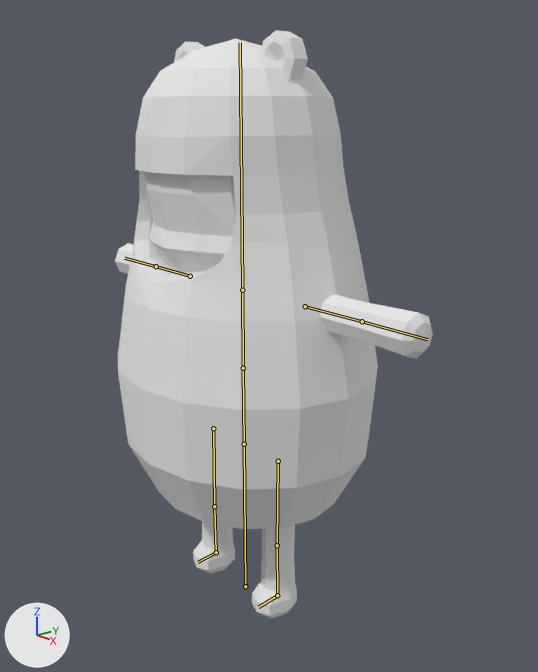
The Blender file Game.Ghost/ModelBuilder/Player/player-2.blend, before and after one commit.
Both versions are drawn from a 50 mm camera at (4.68, -3.8, 4.23) aimed at (0.12, 0.18, 2.43). The axes (+X, +Y, +Z) are drawn at lower left. The lights are the same throughout. The bones that bend it are drawn over the model as lines.
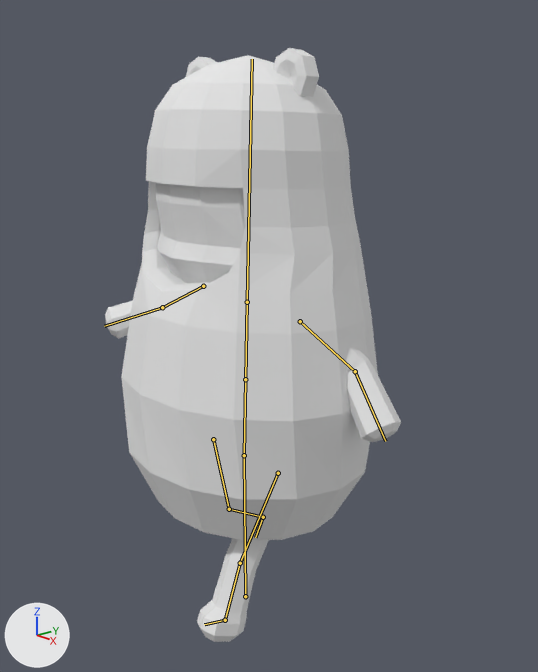
Commit message: Back animation complete

The newer file adds an action. The first version stands in its rest pose; the second is drawn at frame 35 of the action 'Back'.

What differs and where, as boxes [x1, y1, x2, y2] in the pictures (538 x 672 px):
'Cube', posed (7% narrower): before [115, 30, 433, 618]; after [105, 48, 401, 642]
bone 'Base', root to tip: before (245, 586) to (244, 444); after (245, 596) to (244, 455)
bone 'Body_02', root to tip: before (244, 444) to (243, 368); after (244, 455) to (245, 379)
bone 'Body_01', root to tip: before (243, 368) to (242, 290); after (245, 379) to (247, 302)
bone 'Head', root to tip: before (242, 290) to (240, 42); after (247, 302) to (252, 59)

What changed in the scene script:
```text
Change bone_base:
    where bone_base = bpy.data.objects['Armature'].pose.bones['Base']
    bone_base.location: (0.0, 0.0, 0.0) -> (0.0, -0.11, 0.0)
Change bone_body_02:
    where bone_body_02 = bpy.data.objects['Armature'].pose.bones['Body_02']  # child of 'Base'
    bone_body_02.location: (0.0, 0.0, 0.0) -> (0.0, -0.001, 0.051)
    bone_body_02.rotation_quaternion: (1.0, 0.0, 0.0, 0.0) -> (1.0, -0.018, 0.0, 0.0)  # degrees (0, 0, 0) -> degrees (-2, 0, 0)
Change bone_body_01:
    where bone_body_01 = bpy.data.objects['Armature'].pose.bones['Body_01']  # child of 'Body_02'
    bone_body_01.location: (0.0, 0.0, 0.0) -> (-0.003, 0.0, -0.009)
    bone_body_01.rotation_quaternion: (1.0, 0.0, 0.0, 0.0) -> (0.998, 0.0, -0.063, 0.0)  # degrees (0, 0, 0) -> degrees (0, -7, 0)
Change bone_head:
    where bone_head = bpy.data.objects['Armature'].pose.bones['Head']  # child of 'Body_01'
    bone_head.location: (0.0, 0.0, 0.0) -> (0.0, -0.002, -0.097)
    bone_head.rotation_quaternion: (1.0, 0.0, 0.0, 0.0) -> (1.0, 0.0, 0.063, 0.0)  # degrees (0, 0, 0) -> degrees (0, 7, 0)
Change bone_arm_ik_l:
    where bone_arm_ik_l = bpy.data.objects['Armature'].pose.bones['Arm_IK.L']
    bone_arm_ik_l.location: (0.0, 0.0, 0.0) -> (-0.43, 0.156, -0.907)
    bone_arm_ik_l.scale: (1.0, 1.0, 1.0) -> (0.77, 1.0, 1.0)
Change bone_leg_ik_l:
    where bone_leg_ik_l = bpy.data.objects['Armature'].pose.bones['Leg_IK.L']
    bone_leg_ik_l.location: (0.0, 0.0, 0.0) -> (0.0, -0.587, 0.037)
Change bone_elbow_l:
    where bone_elbow_l = bpy.data.objects['Armature'].pose.bones['Elbow.L']
    bone_elbow_l.location: (0.0, 0.0, 0.0) -> (-0.333, -0.396, 0.0)
Change bone_arm_ik_r:
    where bone_arm_ik_r = bpy.data.objects['Armature'].pose.bones['Arm_IK.R']
    bone_arm_ik_r.location: (0.0, 0.0, 0.0) -> (0.437, -0.504, -0.525)
    bone_arm_ik_r.scale: (1.0, 1.0, 1.0) -> (0.77, 1.0, 1.0)
Change bone_leg_ik_r:
    where bone_leg_ik_r = bpy.data.objects['Armature'].pose.bones['Leg_IK.R']
    bone_leg_ik_r.location: (0.0, 0.0, 0.0) -> (0.0, 0.603, 0.16)
Change bone_elbow_r:
    where bone_elbow_r = bpy.data.objects['Armature'].pose.bones['Elbow.R']
    bone_elbow_r.location: (0.0, 0.0, 0.0) -> (0.0, -0.396, 0.0)
```
